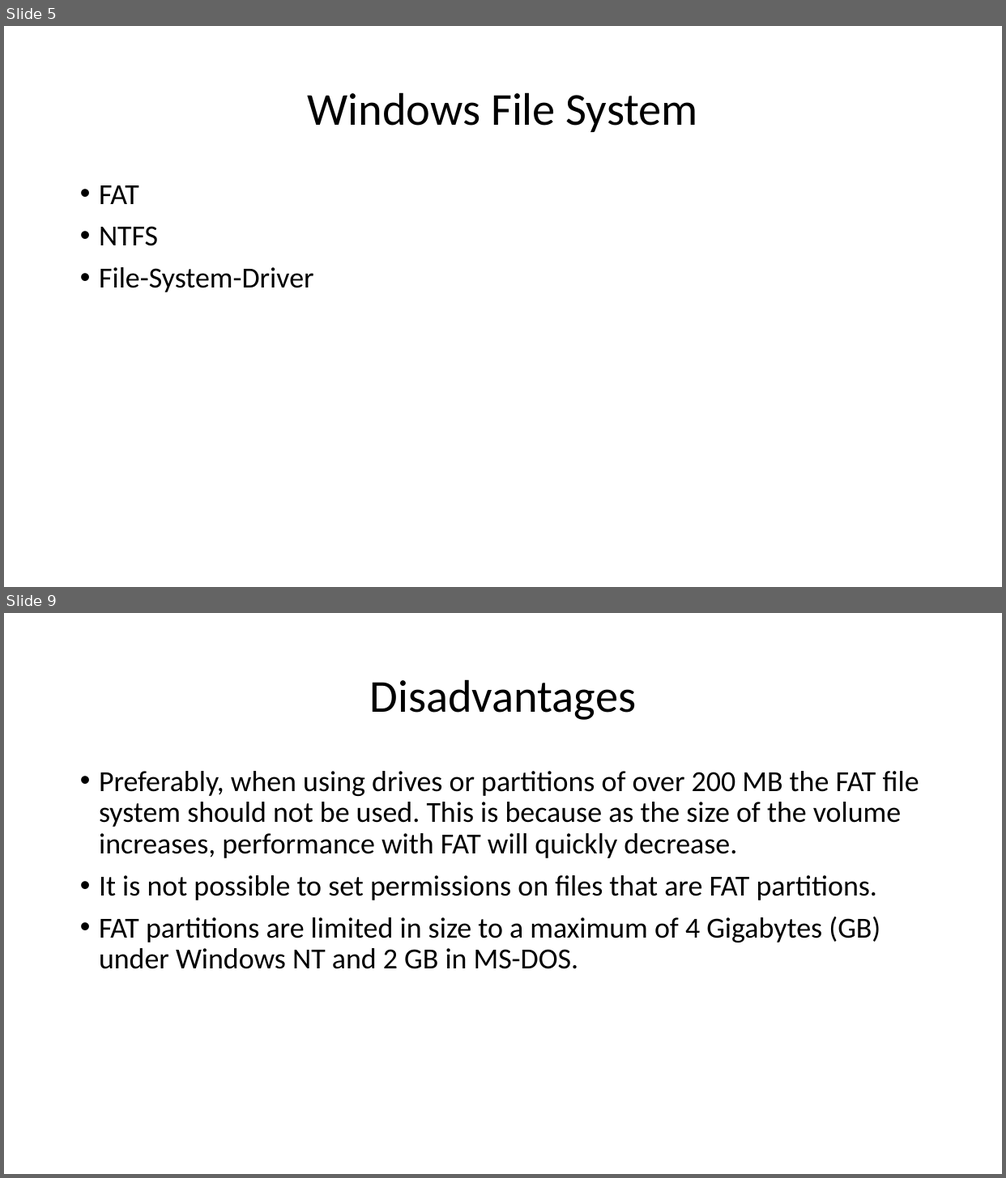
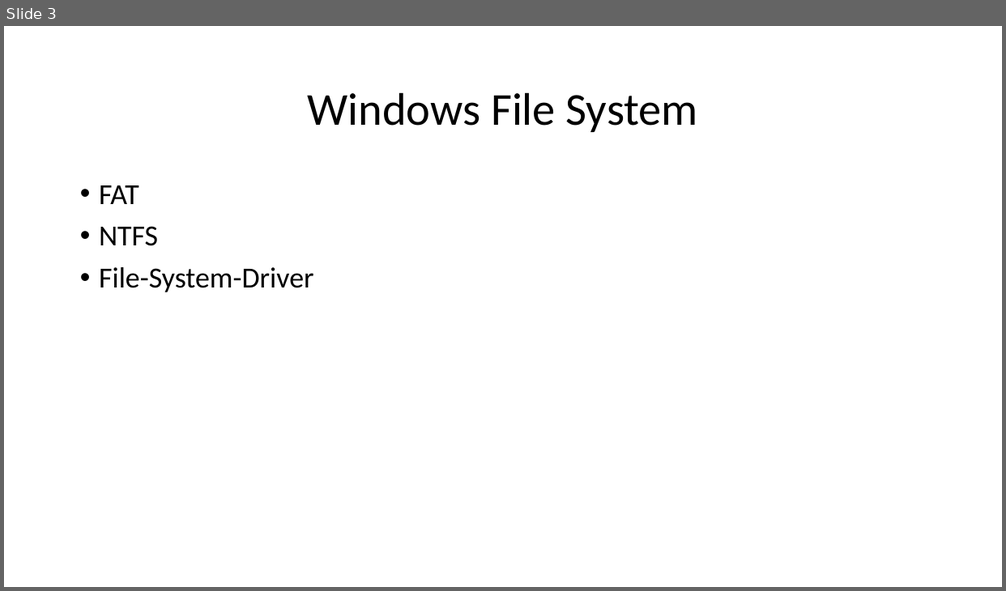
Before and after one commit to amolhadkar71/PPT-s, a slide deck: Types of File System.pptx. Shown one above the other, each under a label of ours: slides 5 and 9 before the commit, slide 3 after it; the slides between them are not shown. The pictures are 1006x1178 and 1006x591 pixels, drawn with LibreOffice and Linux fonts; fonts in the diff are those of the drawing. Boxes give left, top, right and bottom in pixels: in the first picture for what was removed or moved away, otherwise in the second. Text is boxed around its words. In the diff, an @@ line names an element or a change of style, - is before the commit and + after.

```diff
--- a/Types of File System.pptx
+++ b/Types of File System.pptx
@@ slide 9 removed at <box>4,613,1002,1174</box>, background #FFFFFF @@
@@ title removed at <box>369,679,636,720</box> @@
-Disadvantages
@@ text removed at <box>99,771,919,969</box> @@
-• Preferably, when using drives or partitions of over 200 MB the FAT file system should not be used. This is because as the size of the volume increases, performance with FAT will quickly decrease.
-• It is not possible to set permissions on files that are FAT partitions.
-• FAT partitions are limited in size to a maximum of 4 Gigabytes (GB) under Windows NT and 2 GB in MS-DOS.
@@ what was slide 5 is now slide 3 @@
```
Also in this commit, not shown: 9 slides changed, 2 slides added, 5 other slides removed, 2 other files.
